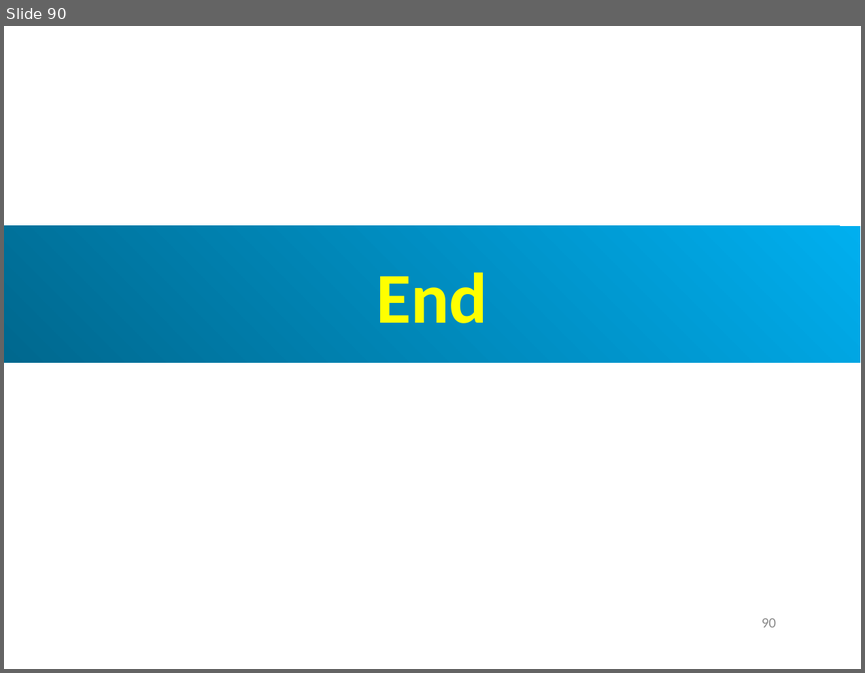
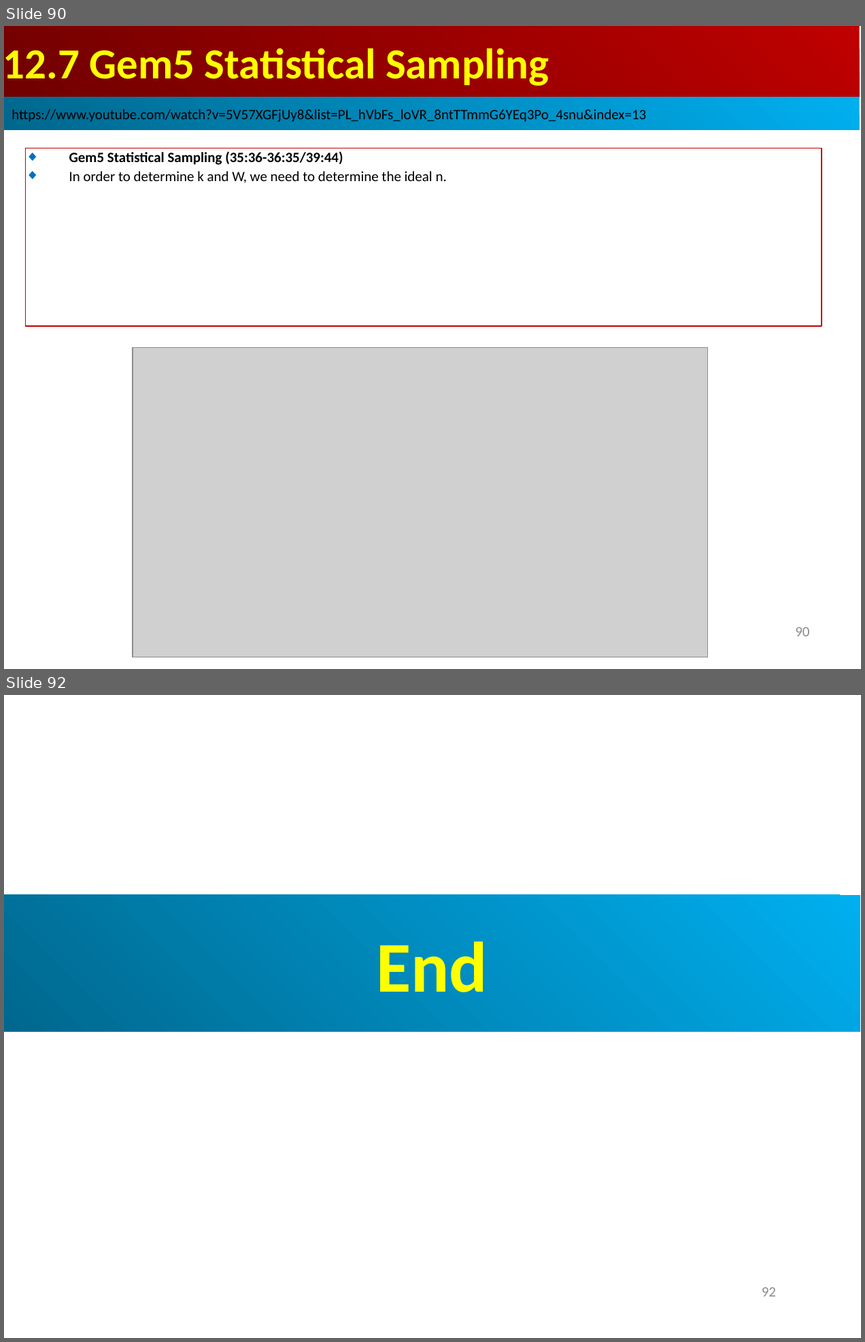
Before and after one commit to peterhchen/AIU_CS850_Gem5_McPAT, a slide deck: 050_Gem5/013.SampleSim/000_Video/013.SampleSim.ppt. Shown one above the other, each under a label of ours: slide 90 before the commit, slides 90 and 92 after it; the slides between them are not shown. The pictures are 865x673 and 865x1342 pixels, drawn with LibreOffice and Linux fonts; fonts in the diff are those of the drawing; grey boxes stand for pictures. Boxes give left, top, right and bottom in pixels: in the first picture for what was removed or moved away, otherwise in the second. Text is boxed around its words. In the diff, an @@ line names an element or a change of style, - is before the commit and + after.

```diff
--- a/050_Gem5/013.SampleSim/000_Video/013.SampleSim.ppt
+++ b/050_Gem5/013.SampleSim/000_Video/013.SampleSim.ppt
@@ slide 90 added at [4,26,861,669], background #FFFFFF @@
@@ rectangle added at [4,26,859,97], fill gradient #BF0000 to #710000, 36 pt, text #FFFF00, bold @@
+12.7 Gem5 Statistical Sampling
@@ rectangle added at [4,97,859,131], fill gradient #00AFEF to #00688E, 12 pt, text #000000 @@
+https://www.youtube.com/watch?v=5V57XGFjUy8&list=PL_hVbFs_loVR_8ntTTmmG6YEq3Po_4snu&index=13
@@ rectangle added at [26,148,821,326], outline #C00000 0.74 pt, 12 pt, text #000000 @@
+◆ Gem5 Statistical Sampling (35:36-36:35/39:44)
+◆ In order to determine k and W, we need to determine the ideal n.
@@ picture added at [133,347,707,656] @@
@@ page number added at [795,626,809,636], 12 pt, text #8B8B8B @@
+90
@@ what was slide 90 is now slide 92 @@
@@ page number at [762,1287,776,1296]: text changed @@
-90
+92
```
Also in this commit, not shown: 1 slide changed, 1 other slide added.
